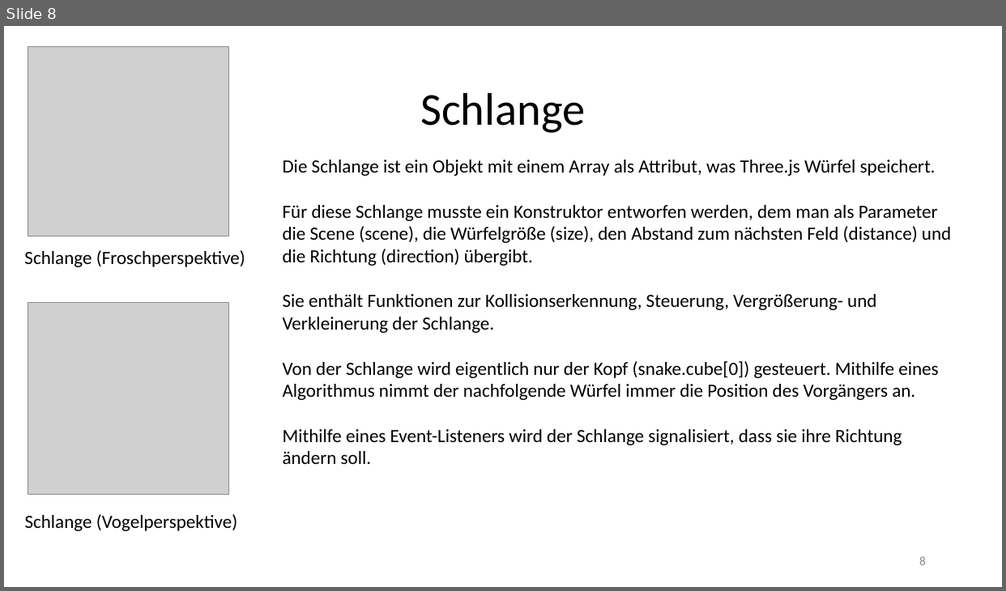
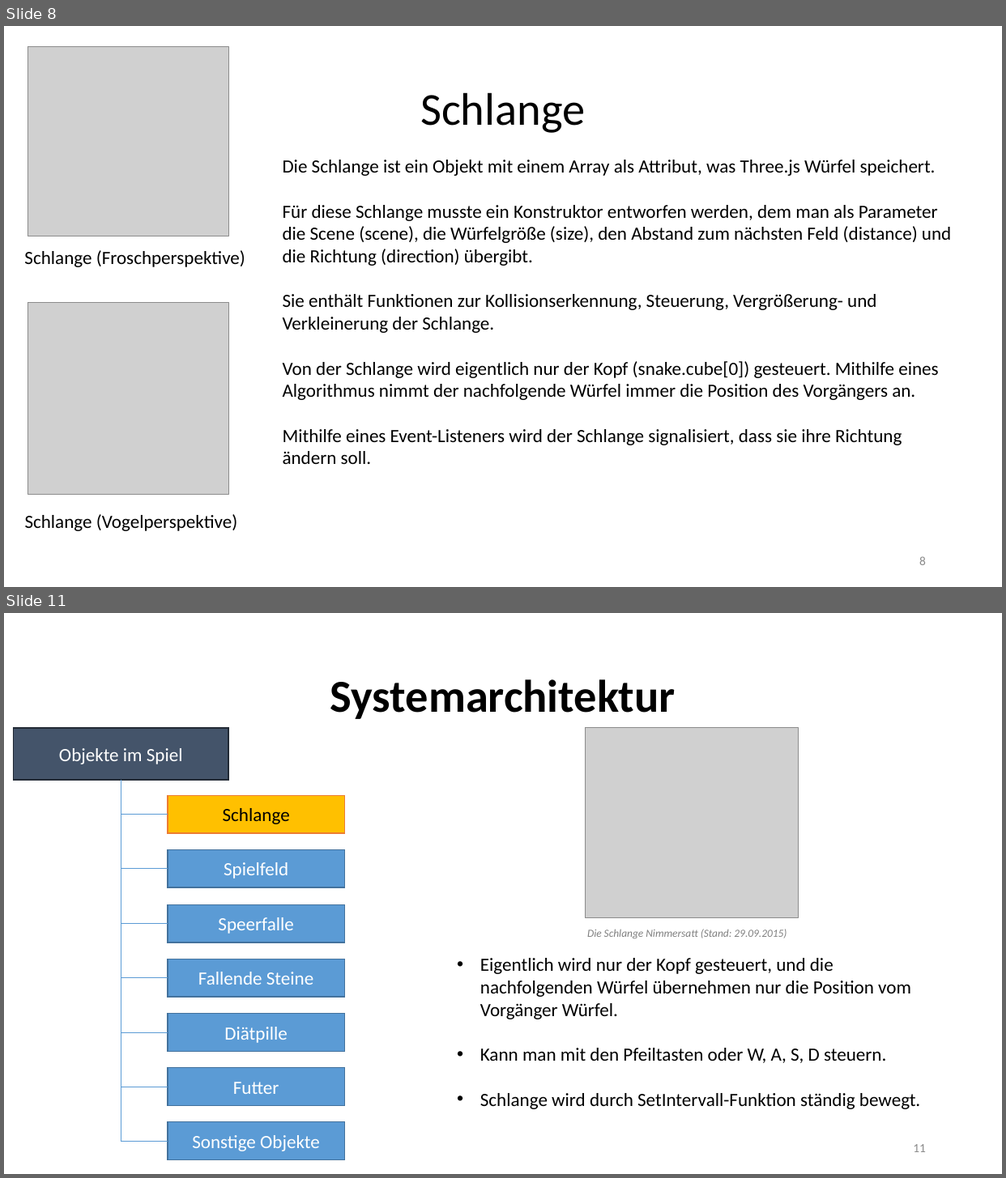
Before and after one commit to RamoramaInteractive/GDV-Projekt, a slide deck: FinalePräsentation.pptx. Shown one above the other, each under a label of ours: slide 8 before the commit, slides 8 and 11 after it; the slides between them are not shown. The pictures are 1006x591 and 1006x1178 pixels, drawn with LibreOffice and Linux fonts; fonts in the diff are those of the drawing; grey boxes stand for pictures. Boxes give left, top, right and bottom in pixels: in the first picture for what was removed or moved away, otherwise in the second. Text is boxed around its words. In the diff, an @@ line names an element or a change of style, - is before the commit and + after.

```diff
--- a/FinalePräsentation.pptx
+++ b/FinalePräsentation.pptx
@@ slide 11 added at <box>4,613,1002,1174</box>, background #FFFFFF @@
@@ title added at <box>330,679,675,719</box>, 44 pt, text #000000, bold @@
+Systemarchitektur
@@ rectangle added at <box>14,728,228,780</box>, fill #44546A, outline #222A35 1 pt, 18 pt, text #FFFFFF @@
+Objekte im Spiel
@@ picture added at <box>585,728,798,918</box> @@
@@ line added from (121, 780) to (121, 1142), #5B9BD5 0.5 pt @@
@@ rectangle added at <box>168,796,345,834</box>, fill #FFC000, outline #ED7D31 1 pt, 18 pt, text #000000 @@
+Schlange
@@ line added from (168, 815) to (121, 815), #5B9BD5 0.5 pt @@
@@ rectangle added at <box>168,850,345,888</box>, fill #5B9BD5, outline #43739E 1 pt, 18 pt, text #FFFFFF @@
+Spielfeld
@@ line added from (168, 869) to (121, 869), #5B9BD5 0.5 pt @@
@@ line added from (168, 924) to (121, 924), #5B9BD5 0.5 pt @@
@@ rectangle added at <box>168,905,345,943</box>, fill #5B9BD5, outline #43739E 1 pt, 18 pt, text #FFFFFF @@
+Speerfalle
@@ text added at <box>587,929,786,939</box>, 10.5 pt, text #808080, italic @@
+Die Schlange Nimmersatt (Stand: 29.09.2015)
@@ rectangle added at <box>168,959,345,997</box>, fill #5B9BD5, outline #43739E 1 pt, 18 pt, text #FFFFFF @@
+Fallende Steine
@@ text added at <box>480,958,920,1110</box>, 18 pt, text #000000 @@
+• Eigentlich wird nur der Kopf gesteuert, und die nachfolgenden Würfel übernehmen nur die Position vom Vorgänger Würfel.
+• Kann man mit den Pfeiltasten oder W, A, S, D steuern.
+• Schlange wird durch SetIntervall-Funktion ständig bewegt.
@@ line added from (168, 978) to (121, 978), #5B9BD5 0.5 pt @@
@@ rectangle added at <box>168,1013,345,1052</box>, fill #5B9BD5, outline #43739E 1 pt, 18 pt, text #FFFFFF @@
+Diätpille
@@ line added from (168, 1033) to (121, 1033), #5B9BD5 0.5 pt @@
@@ rectangle added at <box>168,1068,345,1106</box>, fill #5B9BD5, outline #43739E 1 pt, 18 pt, text #FFFFFF @@
+Futter
@@ line added from (168, 1087) to (121, 1087), #5B9BD5 0.5 pt @@
@@ rectangle added at <box>168,1122,345,1161</box>, fill #5B9BD5, outline #43739E 1 pt, 18 pt, text #FFFFFF @@
+Sonstige Objekte
@@ line added from (168, 1142) to (121, 1142), #5B9BD5 0.5 pt @@
@@ page number added at <box>913,1144,926,1152</box>, 12 pt, text #8C8C8C @@
+11
```
Also in this commit, not shown: 8 other slides added, 1 slide removed.
